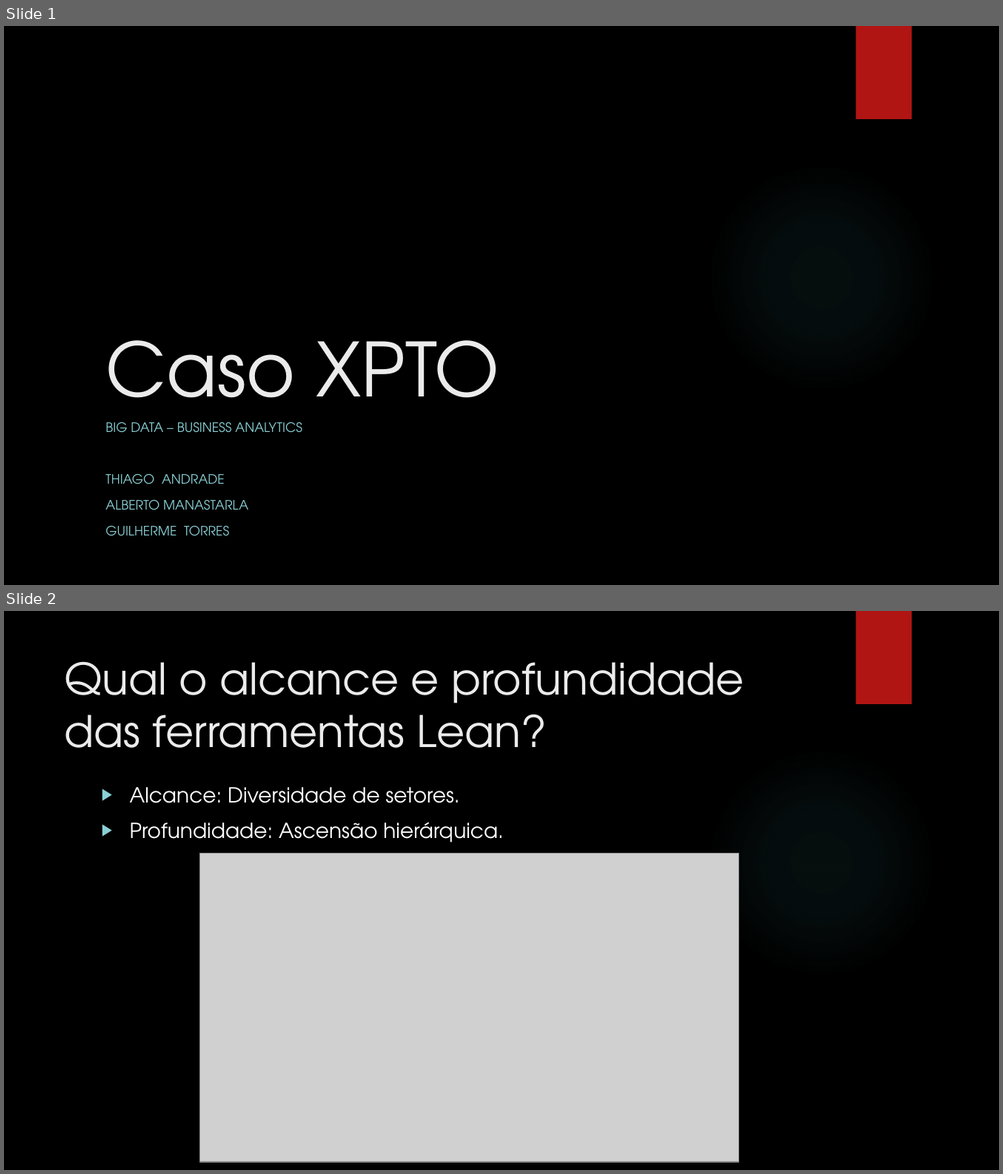
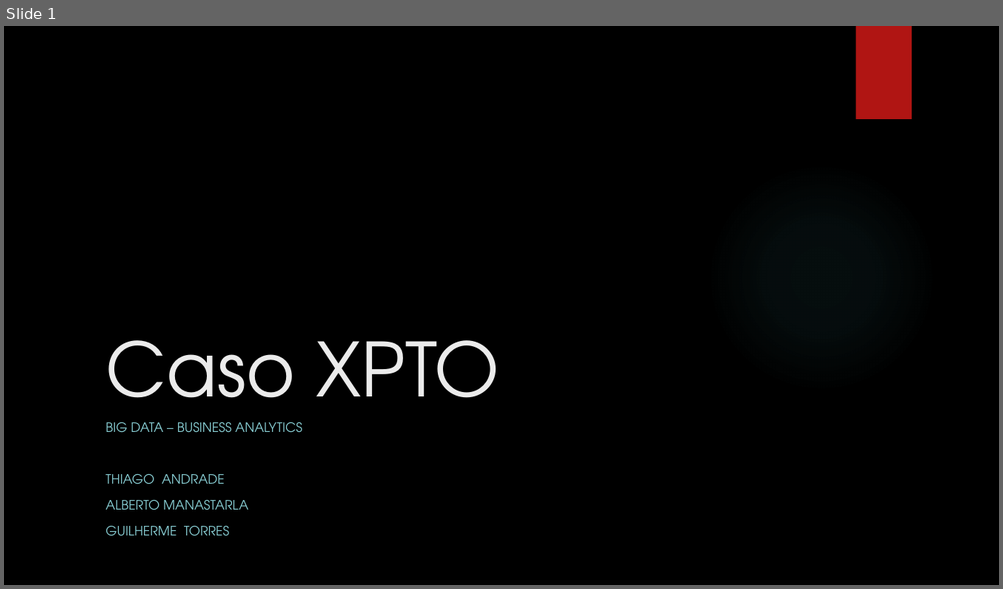
Before and after one commit to FIAP-14BDT/Business_Analytics_Tabs, a slide deck: 14BDT_Business_Analytics.pptx. Shown one above the other, each under a label of ours: slides 1 and 2 before the commit, slide 1 after it. The pictures are 1003x1174 and 1003x589 pixels, drawn with LibreOffice and Linux fonts; fonts in the diff are those of the drawing; grey boxes stand for pictures; background and template pictures are left out. Boxes give left, top, right and bottom in pixels: in the first picture for what was removed or moved away, otherwise in the second. Text is boxed around its words. In the diff, an @@ line names an element or a change of style, - is before the commit and + after.

```diff
--- a/14BDT_Business_Analytics.pptx
+++ b/14BDT_Business_Analytics.pptx
@@ slide 2 removed at <box>4,611,999,1170</box>, background picture (left out); not listed: 2 template elements that a slide beside it also shows @@
@@ title removed at <box>64,661,744,748</box> @@
-Qual o alcance e profundidade das ferramentas Lean?
@@ text removed at <box>130,787,504,843</box> @@
-▶ Alcance: Diversidade de setores.
-▶ Profundidade: Ascensão hierárquica.
@@ picture removed at <box>200,854,739,1162</box> @@
```
Also in this commit, not shown: 7 slides added, 2 other slides removed.
